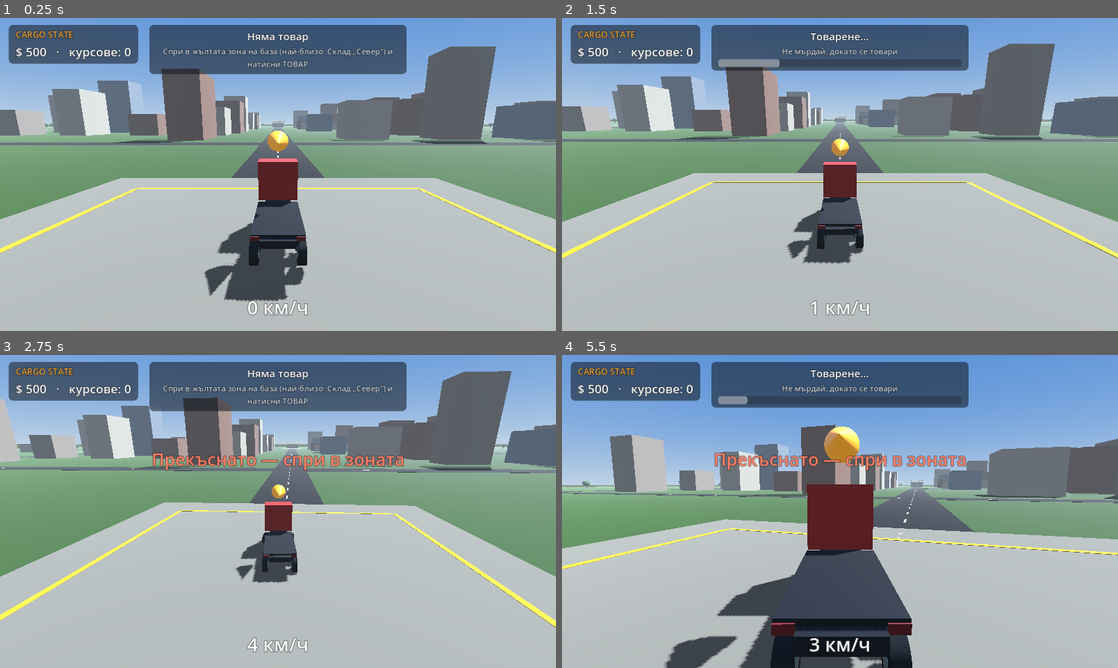
Above: before the commit, frames 1-4 (two rows, left to right).
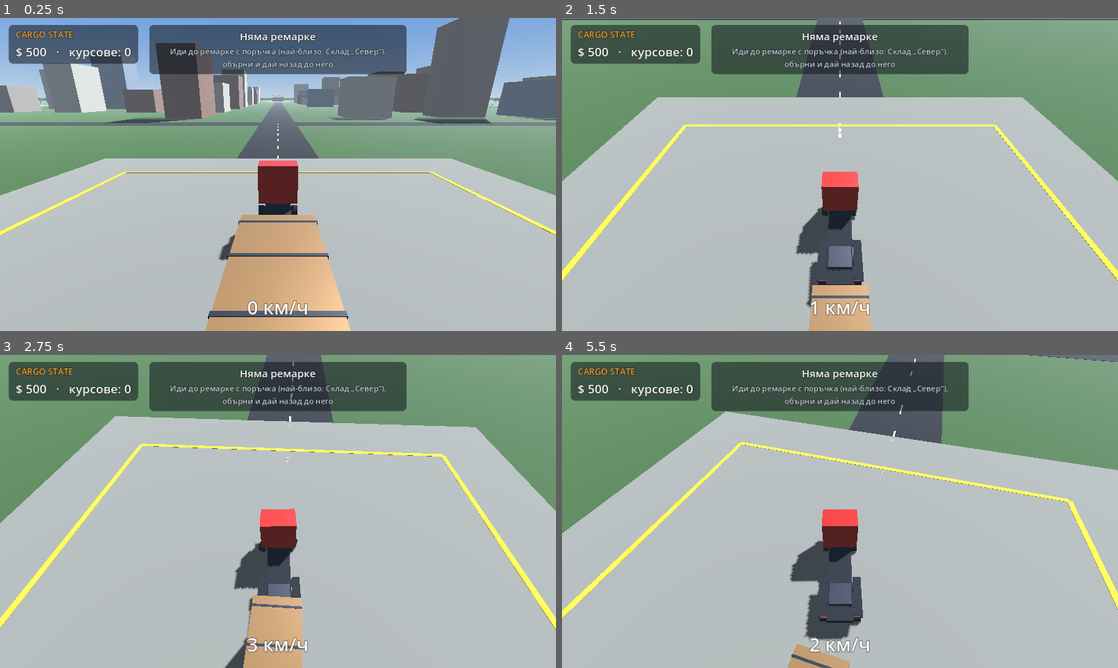
Above: after the commit, the same moments.

Repository: ivilinkoto/Game
Game: Godot game, scene res://main.tscn
Two runs of this game, one before a commit and one after it. Both use one fixed random seed, a clock stepped at 60 frames per second and the inputs below.
Inputs:
- Up to frame 1 (0.25 s): no input
- Up to frame 2 (1.5 s): tap Enter at 0.5 s; hold D (steer_right) 0.53-1.28 s; hold E (interact) 0.53-1.28 s; hold S (brake) from 1.28 s (still down); tap C (camera) at 1.35 s
- Up to frame 3 (2.75 s): tap E (interact) at 1.55 s; release S (brake) at 2.03 s; hold D (steer_right) from 2.03 s (still down); hold E (interact) from 2.03 s (still down)
- Up to frame 4 (5.5 s): release D (steer_right) at 2.78 s; release E (interact) at 2.78 s; hold W (accelerate) 2.78-3.53 s; tap Enter at 2.85 s; tap E (interact) at 3.05, 4.55 s; hold E (interact) 3.53-4.28 s; hold A (steer_left) 3.53-5.03 s; tap C (camera) at 4.35 s; hold S (brake) from 5.03 s (still down); hold E (interact) from 5.03 s (still down)

The runs differ from the first frame. In frame 1, 35% of the frame differs, in the area x 0-100%, y 0-100%; in frame 2, 57%; in frame 3, 58%; in frame 4, 64%.

Commit message:
Игра (Godot): полуремаркета със закачане/откачане, поръчки на всяка база, камера за маневри
Co-Authored-By: Claude Opus 5.5 <noreply@anthropic.com>
Claude-Session: https://claude.ai/code/session_01WNVq8nSBhhGeLFZtAH3wpj

Diff:
--- a/godot/scripts/follow_camera.gd
+++ b/godot/scripts/follow_camera.gd
@@ -3,6 +3,10 @@
 
 var target: Node3D
 var mode := 0
+var with_trailer := false
+var docking := false          # близо до ремарке за закачане: поглед отгоре
+var dock_blend := 0.0
+var zoom := 1.0
 const MODES := [Vector2(13.0, 5.0), Vector2(20.0, 8.5), Vector2(7.5, 3.2)]  # разстояние, височина
 
 
@@ -19,6 +23,10 @@
 	if target == null:
 		return
 	var cfg: Vector2 = MODES[mode]
+	zoom = lerpf(zoom, 1.75 if with_trailer else 1.0, clampf(delta * 1.5, 0.0, 1.0))
+	cfg = Vector2(cfg.x * zoom, cfg.y * (0.6 + 0.4 * zoom))
+	dock_blend = lerpf(dock_blend, 1.0 if docking else 0.0, clampf(delta * 2.0, 0.0, 1.0))
+	cfg = cfg.lerp(Vector2(9.0, 16.0), dock_blend)
 	var back := target.global_transform.basis.z
 	back.y = 0.0
 	if back.length() < 0.01:
--- a/godot/scripts/main.gd
+++ b/godot/scripts/main.gd
@@ -1,10 +1,11 @@
 extends Node3D
 ## CARGO STATE — прототип.
-## Малка карта с пътища и 5 бази. Взимаш товар от една база и го караш до друга.
+## Малка карта с пътища и 5 бази. Закачаш ремарке с товар на една база и го караш до друга.
 
 const SAVE_PATH := "user://save.cfg"
-const ZONE_RADIUS := 14.0
-const LOAD_TIME := 4.0
+const ZONE_RADIUS := 18.0
+const ATTACH_DIST := 1.4
+const TrailerScript := preload("res://scripts/trailer.gd")
 const ROAD_W := 12.0
 
 const DEPOTS := [
@@ -23,8 +24,6 @@
 	{"name": "Строителни материали", "rate": 1.1, "color": Color(0.75, 0.7, 0.6)},
 ]
 
-enum State { FREE, LOADING, DELIVERING, UNLOADING }
-
 var truck: VehicleBody3D
 var cam: Camera3D
 var hud: CanvasLayer
@@ -34,12 +33,11 @@
 
 var money := 500
 var deliveries := 0
-var state := State.FREE
-var timer := 0.0
-var job_from := -1
-var job_to := -1
-var job_cargo := 0
-var job_pay := 0
+var trailers: Array[TrailerScript] = []
+var offers := {}                     # база -> ремарке с поръчка (или null)
+var attached: TrailerScript = null
+var joint: Generic6DOFJoint3D = null
+var respawn_timer := 0.0
 
 
 func _ready() -> void:
@@ -71,6 +69,9 @@
 	touch = preload("res://scripts/touch_controls.gd").new()
 	touch.visible = DisplayServer.is_touchscreen_available()
 	add_child(touch)
+
+	for d in DEPOTS.size():
+		_make_offer(d)
 
 	_load()
 	hud.set_money(money, deliveries)
@@ -206,14 +207,14 @@
 	var roof := _mat(Color(0.35, 0.38, 0.42))
 	for i in DEPOTS.size():
 		var p: Vector3 = DEPOTS[i]["pos"]
-		_static_box(Vector3(40, 0.06, 40), p + Vector3(0, 0.03, 0), concrete, false)
+		_static_box(Vector3(50, 0.06, 50), p + Vector3(0, 0.03, 0), concrete, false)
 		# Жълт кант на зоната
 		for s in [-1, 1]:
-			_static_box(Vector3(30, 0.03, 0.5), p + Vector3(0, 0.07, s * 15), stripe, false)
-			_static_box(Vector3(0.5, 0.03, 30), p + Vector3(s * 15, 0.07, 0), stripe, false)
+			_static_box(Vector3(36, 0.03, 0.5), p + Vector3(0, 0.07, s * 18), stripe, false)
+			_static_box(Vector3(0.5, 0.03, 36), p + Vector3(s * 18, 0.07, 0), stripe, false)
 		# Склад зад зоната (от другата страна на пътя)
 		var out := Vector3(p.x, 0, p.z).normalized()
-		var hall := p + out * 32.0
+		var hall := p + out * 42.0
 		_static_box(Vector3(26, 9, 26), hall + Vector3(0, 4.5, 0), wall)
 		_static_box(Vector3(27, 0.6, 27), hall + Vector3(0, 9.3, 0), roof, false)
 		var sign := Label3D.new()
@@ -305,124 +306,206 @@
 	return mi
 
 
-# ---------------------------------------------------------------- поръчки
-
-func _depot_here() -> int:
+# ---------------------------------------------------------------- ремаркета и поръчки
+
+func _depot_at(pos: Vector3) -> int:
 	for i in DEPOTS.size():
 		var p: Vector3 = DEPOTS[i]["pos"]
-		var d := Vector2(truck.global_position.x - p.x, truck.global_position.z - p.z).length()
-		if d < ZONE_RADIUS:
+		if Vector2(pos.x - p.x, pos.z - p.z).length() < ZONE_RADIUS:
 			return i
 	return -1
 
 
-func _nearest_depot() -> int:
-	var best := 0
+func _offer_spot(depot: int) -> Vector3:
+	var p: Vector3 = DEPOTS[depot]["pos"]
+	return p + Vector3(p.x, 0, p.z).normalized() * 8.0
+
+
+func _make_offer(depot: int) -> void:
+	var options := []
+	for i in DEPOTS.size():
+		if i != depot:
+			options.append(i)
+	var to: int = options[randi() % options.size()]
+	var c := randi() % CARGO.size()
+	var dist: float = (DEPOTS[depot]["pos"] as Vector3).distance_to(DEPOTS[to]["pos"])
+	var pay := int(round((200.0 + dist * 2.2) * CARGO[c]["rate"] / 10.0)) * 10
+	var tr: TrailerScript = TrailerScript.new()
+	var p: Vector3 = DEPOTS[depot]["pos"]
+	var out := Vector3(p.x, 0, p.z).normalized()
+	# Предницата (+Z) гледа към центъра на картата, за да може влекачът да даде назад до нея
+	tr.transform = Transform3D(Basis.looking_at(out, Vector3.UP), _offer_spot(depot) + Vector3(0, 1.0, 0))
+	add_child(tr)
+	tr.setup(c, CARGO[c]["color"], depot, to, pay,
+		"%s\n→ %s\n$%d" % [CARGO[c]["name"], DEPOTS[to]["name"], pay])
+	trailers.append(tr)
+	offers[depot] = tr
+
+
+func _attach_candidate() -> TrailerScript:
+	if attached != null or truck.speed_kmh() > 6.0:
+		return null
+	var fw: Vector3 = truck.fifth_wheel_global()
+	for tr: TrailerScript in trailers:
+		if tr.delivered:
+			continue
+		var kp := tr.kingpin_global()
+		if Vector2(fw.x - kp.x, fw.z - kp.z).length() > ATTACH_DIST:
+			continue
+		if truck.global_transform.basis.z.dot(tr.global_transform.basis.z) < 0.75:
+			continue
+		return tr
+	return null
+
+
+func _attach(tr: TrailerScript) -> void:
+	var fw: Vector3 = truck.fifth_wheel_global()
+	var yaw_basis := Basis(Vector3.UP, tr.global_rotation.y)
+	tr.global_transform = Transform3D(yaw_basis, fw - yaw_basis * TrailerScript.KINGPIN)
+	tr.linear_velocity = truck.linear_velocity
+	tr.angular_velocity = Vector3.ZERO
+
+	joint = Generic6DOFJoint3D.new()
+	add_child(joint)
+	joint.global_transform = Transform3D(Basis(Vector3.UP, truck.global_rotation.y), fw)
+	joint.set_flag_y(Generic6DOFJoint3D.FLAG_ENABLE_ANGULAR_LIMIT, false)    # завиване
+	joint.set_param_x(Generic6DOFJoint3D.PARAM_ANGULAR_LOWER_LIMIT, -0.2)    # малко накланяне
+	joint.set_param_x(Generic6DOFJoint3D.PARAM_ANGULAR_UPPER_LIMIT, 0.2)
+	joint.node_a = joint.get_path_to(truck)
+	joint.node_b = joint.get_path_to(tr)
+
+	attached = tr
+	tr.set_attached(true)
+	truck.has_trailer = true
+	for d in offers.keys():
+		if offers[d] == tr:
+			offers[d] = null
+	hud.toast("Закачено: %s" % CARGO[tr.cargo]["name"], Color(1, 0.85, 0.4))
+
+
+func _detach() -> void:
+	var tr := attached
+	joint.queue_free()
+	joint = null
+	attached = null
+	truck.has_trailer = false
+	tr.brake = 30.0
+	tr.set_attached(false)
+	if not tr.delivered and _depot_at(tr.global_position) == tr.to_depot:
+		tr.delivered = true
+		tr.set_attached(false)
+		money += tr.pay
+		deliveries += 1
+		hud.toast("Доставено!  + $%d" % tr.pay)
+		hud.set_money(money, deliveries)
+		_save()
+	else:
+		hud.toast("Ремаркето е откачено", Color(1, 0.85, 0.4))
+
+
+func _interact() -> void:
+	if attached != null:
+		if truck.speed_kmh() < 3.0:
+			_detach()
+		return
+	var tr := _attach_candidate()
+	if tr != null:
+		_attach(tr)
+
+
+func _nearest_trailer() -> TrailerScript:
+	var best: TrailerScript = null
 	var best_d := INF
-	for i in DEPOTS.size():
-		var d: float = truck.global_position.distance_to(DEPOTS[i]["pos"])
+	for tr: TrailerScript in trailers:
+		if tr.delivered:
+			continue
+		var d := truck.global_position.distance_to(tr.global_position)
 		if d < best_d:
 			best_d = d
-			best = i
+			best = tr
 	return best
 
 
-func _target() -> int:
-	if state == State.DELIVERING or state == State.UNLOADING:
-		return job_to
-	return _nearest_depot()
-
-
-func _can_interact() -> bool:
-	var here := _depot_here()
-	if here < 0 or truck.speed_kmh() > 3.0:
-		return false
-	if state == State.FREE:
-		return true
-	return state == State.DELIVERING and here == job_to
-
-
-func _interact() -> void:
-	if not _can_interact():
-		return
-	timer = LOAD_TIME
-	if state == State.FREE:
-		job_from = _depot_here()
-		state = State.LOADING
+func _maintain_trailers() -> void:
+	# Доставените ремаркета изчезват, когато се отдалечиш
+	for tr: TrailerScript in trailers.duplicate():
+		if tr.delivered and tr != attached and truck.global_position.distance_to(tr.global_position) > 70.0:
+			trailers.erase(tr)
+			tr.queue_free()
+	# Нова поръчка на всяка база без ремарке (когато не гледаш)
+	for d in DEPOTS.size():
+		if offers.get(d) != null:
+			continue
+		var spot := _offer_spot(d)
+		if truck.global_position.distance_to(spot) < 90.0:
+			continue
+		var free := true
+		for tr: TrailerScript in trailers:
+			if tr.global_position.distance_to(spot) < 16.0:
+				free = false
+		if free:
+			_make_offer(d)
+
+
+func _update_job_text() -> void:
+	if attached != null:
+		var dest: Vector3 = DEPOTS[attached.to_depot]["pos"]
+		if _depot_at(attached.global_position) == attached.to_depot:
+			hud.set_job("Пристигна: %s" % DEPOTS[attached.to_depot]["name"], "Спри и натисни ОТКАЧИ, за да предадеш товара ($%d)" % attached.pay)
+		elif attached.delivered:
+			hud.set_job("Празно ремарке", "Откачи го, за да вземеш нова поръчка")
+		else:
+			hud.set_job("%s → %s" % [CARGO[attached.cargo]["name"], DEPOTS[attached.to_depot]["name"]],
+				"Остават %.1f км   ·   заплащане $%d" % [truck.global_position.distance_to(dest) / 1000.0, attached.pay])
+	elif _attach_candidate() != null:
+		hud.set_job("Ремаркето е зад теб", "Натисни ЗАКАЧИ")
 	else:
-		state = State.UNLOADING
-	_update_job_text()
-
-
-func _start_delivery() -> void:
-	var options := []
-	for i in DEPOTS.size():
-		if i != job_from:
-			options.append(i)
-	job_to = options[randi() % options.size()]
-	job_cargo = randi() % CARGO.size()
-	var dist: float = (DEPOTS[job_from]["pos"] as Vector3).distance_to(DEPOTS[job_to]["pos"])
-	job_pay = int(round((150.0 + dist * 1.6) * CARGO[job_cargo]["rate"] / 10.0)) * 10
-	truck.set_cargo(true, CARGO[job_cargo]["color"])
-	state = State.DELIVERING
-	hud.toast("Натоварено: %s" % CARGO[job_cargo]["name"], Color(1, 0.85, 0.4))
-
-
-func _finish_delivery() -> void:
-	money += job_pay
-	deliveries += 1
-	truck.set_cargo(false)
-	hud.toast("+ $%d" % job_pay)
-	hud.set_money(money, deliveries)
-	state = State.FREE
-	job_to = -1
-	_save()
-
-
-func _update_job_text() -> void:
-	match state:
-		State.FREE:
-			var n: String = DEPOTS[_nearest_depot()]["name"]
-			hud.set_job("Няма товар", "Спри в жълтата зона на база (най-близо: %s) и натисни ТОВАР" % n)
-		State.LOADING:
-			hud.set_job("Товарене…", "Не мърдай, докато се товари")
-		State.DELIVERING:
-			var dist := truck.global_position.distance_to(DEPOTS[job_to]["pos"])
-			hud.set_job("%s → %s" % [CARGO[job_cargo]["name"], DEPOTS[job_to]["name"]],
-				"Остават %.1f км   ·   заплащане $%d" % [dist / 1000.0, job_pay])
-		State.UNLOADING:
-			hud.set_job("Разтоварване…", "Не мърдай, докато се разтоварва")
+		var tr := _nearest_trailer()
+		var where := ""
+		if tr != null and _depot_at(tr.global_position) >= 0:
+			where = " (най-близо: %s)" % DEPOTS[_depot_at(tr.global_position)]["name"]
+		hud.set_job("Няма ремарке", "Иди до ремарке с поръчка%s, обърни и дай назад до него" % where)
 
 
 func _process(delta: float) -> void:
 	hud.set_speed(truck.speed_kmh())
-
-	if state == State.LOADING or state == State.UNLOADING:
-		if truck.speed_kmh() > 3.0 or _depot_here() < 0:
-			state = State.FREE if state == State.LOADING else State.DELIVERING
-			hud.toast("Прекъснато — спри в зоната", Color(1, 0.5, 0.4))
-			hud.set_progress(-1)
-		else:
-			timer -= delta
-			hud.set_progress(1.0 - timer / LOAD_TIME)
-			if timer <= 0.0:
-				hud.set_progress(-1)
-				if state == State.LOADING:
-					_start_delivery()
-				else:
-					_finish_delivery()
-
-	touch.set_interact_visible(_can_interact() and state != State.LOADING and state != State.UNLOADING)
+	if attached != null:
+		attached.brake = truck.brake
+	cam.with_trailer = attached != null
+	cam.docking = false
+	if attached == null:
+		var near := _nearest_trailer()
+		if near != null and truck.fifth_wheel_global().distance_to(near.kingpin_global()) < 22.0:
+			cam.docking = true
+
+	respawn_timer -= delta
+	if respawn_timer <= 0.0:
+		respawn_timer = 1.0
+		_maintain_trailers()
+
+	var btn := ""
+	if attached != null and truck.speed_kmh() < 3.0:
+		btn = "ОТКАЧИ"
+	elif _attach_candidate() != null:
+		btn = "ЗАКАЧИ"
+	touch.set_interact(btn)
 	_update_job_text()
 
 	# Стрелка над кабината и светъл стълб над целта
-	var t: Vector3 = DEPOTS[_target()]["pos"]
+	var t := truck.global_position
+	if attached != null:
+		t = DEPOTS[attached.to_depot]["pos"]
+	else:
+		var tr := _nearest_trailer()
+		if tr != null:
+			t = tr.kingpin_global()
 	arrow.global_position = truck.global_position + Vector3(0, 4.6, 0)
 	var flat := Vector3(t.x, arrow.global_position.y, t.z)
-	if flat.distance_to(arrow.global_position) > 1.0:
+	arrow.visible = flat.distance_to(arrow.global_position) > 8.0
+	if arrow.visible:
 		arrow.look_at(flat, Vector3.UP)
-	beacon.global_position = t + Vector3(0, 30, 0)
-	beacon.visible = state == State.DELIVERING or state == State.UNLOADING or _depot_here() < 0
+	beacon.global_position = Vector3(t.x, 30, t.z)
+	beacon.visible = truck.global_position.distance_to(t) > 25.0
 
 
 # ---------------------------------------------------------------- запис
--- a/godot/scripts/touch_controls.gd
+++ b/godot/scripts/touch_controls.gd
@@ -67,5 +67,9 @@
 	buttons["interact"].position = Vector2(s.x / 2 - 56, s.y - 112 - m - 110)
 
 
-func set_interact_visible(on: bool) -> void:
-	buttons["interact"].visible = on
+## Показва бутона с даден надпис ("" = скрит)
+func set_interact(text: String) -> void:
+	var b: TouchScreenButton = buttons["interact"]
+	b.visible = text != ""
+	if text != "":
+		(b.get_child(0) as Label).text = text
--- /dev/null
+++ b/godot/scripts/trailer.gd
@@ -0,0 +1,144 @@
+extends VehicleBody3D
+## Полуремарке с контейнер. Отпред има шворц (KINGPIN), който се закачва за седлото на влекача.
+## Когато е откачено, стои на опорните крака.
+
+const KINGPIN := Vector3(0, 1.0, 5.0)    # локално
+const LENGTH := 12.0
+
+var cargo := 0
+var from_depot := -1
+var to_depot := -1
+var pay := 0
+var delivered := false
+
+var legs_shape: CollisionShape3D
+var legs_mesh: Node3D
+var label: Label3D
+var box_mat: StandardMaterial3D
+
+
+func _mat(color: Color, metallic := 0.0, rough := 0.7) -> StandardMaterial3D:
+	var m := StandardMaterial3D.new()
+	m.albedo_color = color
+	m.metallic = metallic
+	m.roughness = rough
+	return m
+
+
+func _box(size: Vector3, pos: Vector3, mat: Material, parent: Node = self) -> MeshInstance3D:
+	var mi := MeshInstance3D.new()
+	var bm := BoxMesh.new()
+	bm.size = size
+	mi.mesh = bm
+	mi.position = pos
+	mi.material_override = mat
+	parent.add_child(mi)
+	return mi
+
+
+func setup(cargo_index: int, color: Color, from_i: int, to_i: int, pay_amount: int, text: String) -> void:
+	cargo = cargo_index
+	from_depot = from_i
+	to_depot = to_i
+	pay = pay_amount
+	box_mat.albedo_color = color
+	label.text = text
+
+
+func _init() -> void:
+	mass = 3200.0
+	can_sleep = false
+	center_of_mass_mode = RigidBody3D.CENTER_OF_MASS_MODE_CUSTOM
+	center_of_mass = Vector3(0, 0.6, 0)
+
+	var body := CollisionShape3D.new()
+	var bs := BoxShape3D.new()
+	bs.size = Vector3(2.5, 2.9, LENGTH)
+	body.shape = bs
+	body.position = Vector3(0, 2.45, 0)
+	add_child(body)
+
+	legs_shape = CollisionShape3D.new()
+	var ls := BoxShape3D.new()
+	ls.size = Vector3(2.2, 1.7, 0.4)
+	legs_shape.shape = ls
+	legs_shape.position = Vector3(0, 0.15, 2.4)
+	add_child(legs_shape)
+
+	var dark := _mat(Color(0.13, 0.13, 0.14), 0.3, 0.8)
+	box_mat = _mat(Color(0.6, 0.45, 0.25), 0.3, 0.5)
+	_box(Vector3(2.5, 0.3, LENGTH), Vector3(0, 1.15, 0), dark)                 # рама
+	var cont := _box(Vector3(2.5, 2.6, LENGTH - 0.2), Vector3(0, 2.6, 0), box_mat)
+	cont.name = "Container"
+	# Ребра на контейнера
+	var rib := _mat(Color(0.2, 0.2, 0.22), 0.5, 0.5)
+	for i in 7:
+		var z := -LENGTH / 2.0 + 0.6 + i * (LENGTH - 1.2) / 6.0
+		_box(Vector3(2.56, 2.62, 0.12), Vector3(0, 2.6, z), rib)
+	# Задни светлини и броня
+	var red := _mat(Color(0.7, 0.05, 0.05))
+	red.emission_enabled = true
+	red.emission = Color(0.8, 0.05, 0.02)
+	_box(Vector3(0.35, 0.2, 0.05), Vector3(-1.0, 0.95, -LENGTH / 2.0 - 0.03), red)
+	_box(Vector3(0.35, 0.2, 0.05), Vector3(1.0, 0.95, -LENGTH / 2.0 - 0.03), red)
+	_box(Vector3(2.3, 0.2, 0.2), Vector3(0, 0.55, -LENGTH / 2.0 + 0.1), dark)
+	# Опорни крака
+	legs_mesh = Node3D.new()
+	add_child(legs_mesh)
+	_box(Vector3(0.18, 1.7, 0.18), Vector3(-0.9, 0.15, 2.4), dark, legs_mesh)
+	_box(Vector3(0.18, 1.7, 0.18), Vector3(0.9, 0.15, 2.4), dark, legs_mesh)
+	_box(Vector3(0.5, 0.08, 0.5), Vector3(-0.9, -0.7, 2.4), dark, legs_mesh)
+	_box(Vector3(0.5, 0.08, 0.5), Vector3(0.9, -0.7, 2.4), dark, legs_mesh)
+
+	for z in [-3.4, -4.7]:
+		for x in [-1.05, 1.05]:
+			_add_wheel(Vector3(x, 0.0, z))
+
+	label = Label3D.new()
+	label.font_size = 96
+	label.pixel_size = 0.02
+	label.outline_size = 18
+	label.billboard = BaseMaterial3D.BILLBOARD_ENABLED
+	label.position = Vector3(0, 6.0, 0)
+	label.modulate = Color(1, 0.9, 0.5)
+	label.visibility_range_begin = 22.0     # отблизо не закрива гледката
+	label.visibility_range_end = 400.0
+	add_child(label)
+
+
+func _add_wheel(pos: Vector3) -> void:
+	var w := VehicleWheel3D.new()
+	w.position = pos
+	w.wheel_radius = 0.55
+	w.wheel_rest_length = 0.3
+	w.suspension_travel = 0.3
+	w.suspension_stiffness = 50.0
+	w.suspension_max_force = 40000.0
+	w.damping_compression = 1.8
+	w.damping_relaxation = 2.6
+	w.wheel_friction_slip = 3.0
+	w.wheel_roll_influence = 0.05
+	add_child(w)
+	var mi := MeshInstance3D.new()
+	var cyl := CylinderMesh.new()
+	cyl.top_radius = 0.55
+	cyl.bottom_radius = 0.55
+	cyl.height = 0.4
+	mi.mesh = cyl
+	mi.rotation_degrees = Vector3(0, 0, 90)
+	mi.material_override = _mat(Color(0.08, 0.08, 0.08), 0.0, 0.9)
+	w.add_child(mi)
+
+
+func kingpin_global() -> Vector3:
+	return global_transform * KINGPIN
+
+
+func set_attached(on: bool) -> void:
+	legs_shape.disabled = on
+	legs_mesh.position.y = 0.6 if on else 0.0      # краката се прибират
+	label.visible = not on and not delivered
+
+
+func speed_kmh() -> float:
+	return linear_velocity.length() * 3.6
--- a/godot/scripts/truck.gd
+++ b/godot/scripts/truck.gd
@@ -4,13 +4,16 @@
 
 const MAX_SPEED_KMH := 95.0
 const REVERSE_KMH := 20.0
-const ENGINE_POWER := 2600.0     # на всяко задвижващо колело
+const ENGINE_POWER := 2600.0     # на всяко задвижващо колело (без ремарке)
+const ENGINE_POWER_LOADED := 4200.0
+const MAX_SPEED_LOADED_KMH := 85.0
+const FIFTH_WHEEL := Vector3(0, 1.0, -2.2)   # седло (локално)
 const BRAKE_POWER := 90.0
 const STEER_LOW := 0.55          # максимален волан на място
 const STEER_HIGH := 0.14         # максимален волан при висока скорост
 
 var steer_value := 0.0
-var cargo_mesh: MeshInstance3D
+var has_trailer := false
 var brake_light_mat: StandardMaterial3D
 
 
@@ -20,12 +23,9 @@
 	center_of_mass = Vector3(0, -0.2, 0.2)
 	can_sleep = false
 
-	var shape := CollisionShape3D.new()
-	var box := BoxShape3D.new()
-	box.size = Vector3(2.4, 1.5, 7.2)
-	shape.shape = box
-	shape.position = Vector3(0, 1.0, 0)
-	add_child(shape)
+	# Кабина (висока) + ниска рама отзад, за да може седлото да мине под ремаркето
+	_shape(Vector3(2.45, 2.6, 2.4), Vector3(0, 1.85, 2.4))
+	_shape(Vector3(2.2, 0.6, 4.8), Vector3(0, 0.45, -1.2))
 
 	_build_body()
 	_add_wheel(Vector3(-1.1, 0.0, 2.5), true, false)
@@ -34,6 +34,15 @@
 	_add_wheel(Vector3(1.1, 0.0, -1.6), false, true)
 	_add_wheel(Vector3(-1.1, 0.0, -2.9), false, true)
 	_add_wheel(Vector3(1.1, 0.0, -2.9), false, true)
+
+
+func _shape(size: Vector3, pos: Vector3) -> void:
+	var cs := CollisionShape3D.new()
+	var box := BoxShape3D.new()
+	box.size = size
+	cs.shape = box
+	cs.position = pos
+	add_child(cs)
 
 
 func _mat(color: Color, metallic := 0.0, rough := 0.6) -> StandardMaterial3D:
@@ -77,8 +86,10 @@
 	light_mat.emission = Color(1, 0.95, 0.8)
 	_box(Vector3(0.4, 0.2, 0.05), Vector3(-0.85, 0.9, 3.66), light_mat)
 	_box(Vector3(0.4, 0.2, 0.05), Vector3(0.85, 0.9, 3.66), light_mat)
-	# Платформа отзад
-	_box(Vector3(2.4, 0.15, 4.6), Vector3(0, 0.85, -1.3), dark)
+	# Калници и седло
+	_box(Vector3(0.55, 0.08, 2.7), Vector3(-1.1, 0.72, -2.25), dark)
+	_box(Vector3(0.55, 0.08, 2.7), Vector3(1.1, 0.72, -2.25), dark)
+	_box(Vector3(1.4, 0.25, 1.4), Vector3(0, 0.88, -2.2), _mat(Color(0.25, 0.25, 0.27), 0.6, 0.4))
 	# Стопове
 	brake_light_mat = _mat(Color(0.5, 0.05, 0.05))
 	brake_light_mat.emission_enabled = true
@@ -86,9 +97,6 @@
 	brake_light_mat.emission_energy_multiplier = 0.0
 	_box(Vector3(0.4, 0.2, 0.05), Vector3(-1.0, 0.75, -3.62), brake_light_mat)
 	_box(Vector3(0.4, 0.2, 0.05), Vector3(1.0, 0.75, -3.62), brake_light_mat)
-	# Товар (вижда се, когато има поръчка)
-	cargo_mesh = _box(Vector3(2.3, 1.8, 4.3), Vector3(0, 1.85, -1.3), _mat(Color(0.6, 0.45, 0.25)))
-	cargo_mesh.visible = false
 
 
 func _add_wheel(pos: Vector3, steering: bool, traction: bool) -> void:
@@ -136,10 +144,8 @@
 	return absf(forward_speed()) * 3.6
 
 
-func set_cargo(on: bool, color := Color(0.6, 0.45, 0.25)) -> void:
-	cargo_mesh.visible = on
-	if on:
-		(cargo_mesh.material_override as StandardMaterial3D).albedo_color = color
+func fifth_wheel_global() -> Vector3:
+	return global_transform * FIFTH_WHEEL
 
 
 ## Изправя камиона на пътя (ако се е обърнал)
@@ -162,13 +168,13 @@
 	if gas > 0.0:
 		if v < -0.5:
 			brake_force = BRAKE_POWER * gas          # движи се назад, натиснат газ -> спира
-		elif kmh < MAX_SPEED_KMH:
-			force = ENGINE_POWER * gas
+		elif kmh < (MAX_SPEED_LOADED_KMH if has_trailer else MAX_SPEED_KMH):
+			force = (ENGINE_POWER_LOADED if has_trailer else ENGINE_POWER) * gas
 	if brk > 0.0:
 		if v > 0.5:
 			brake_force = BRAKE_POWER * brk
 		elif kmh < REVERSE_KMH:
-			force = -ENGINE_POWER * 0.6 * brk         # заден ход
+			force = -(ENGINE_POWER_LOADED if has_trailer else ENGINE_POWER) * 0.6 * brk         # заден ход
 	if gas == 0.0 and brk == 0.0:
 		brake_force = 4.0                             # двигателна спирачка
 	if Input.is_action_pressed("handbrake"):
